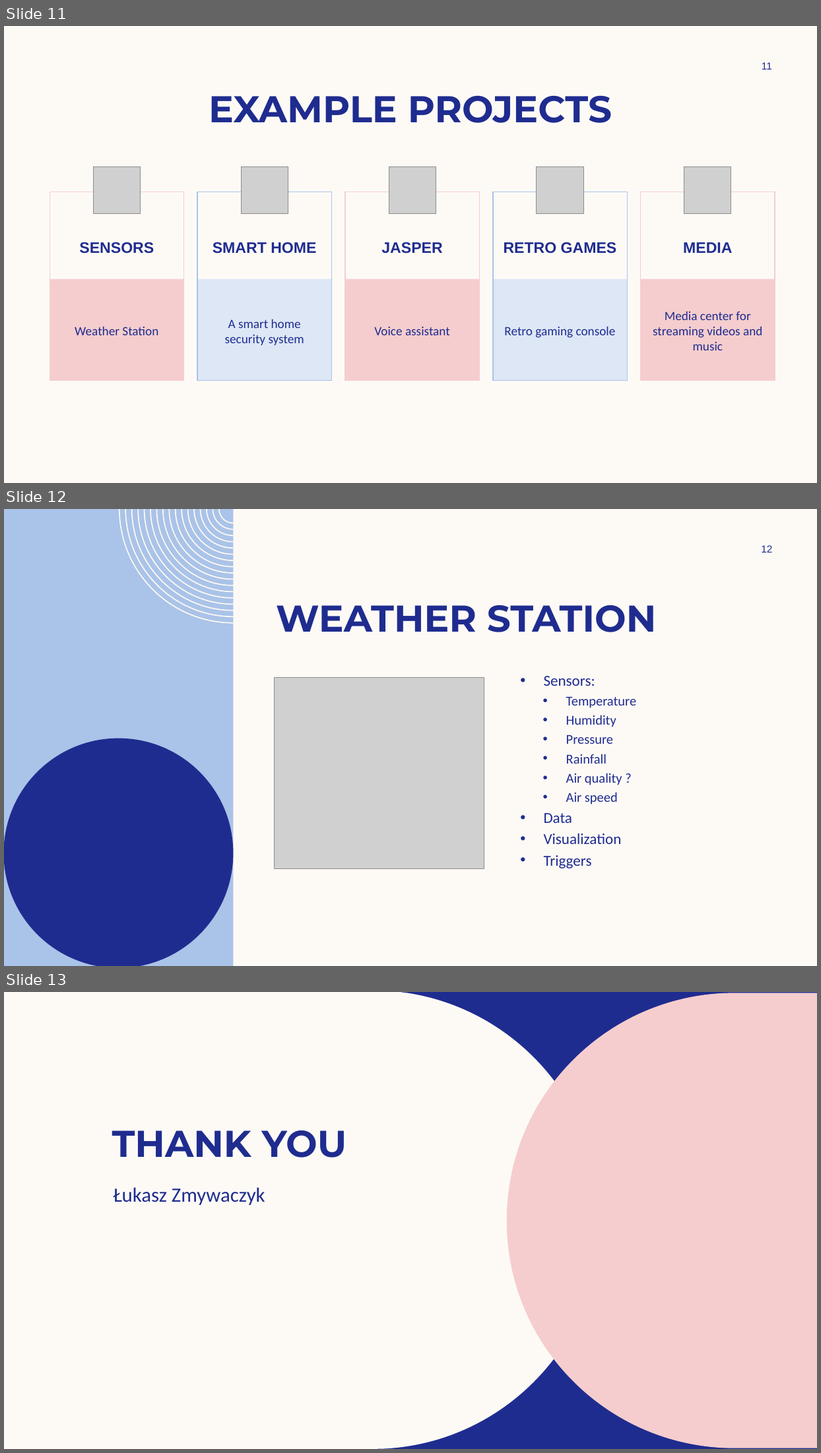
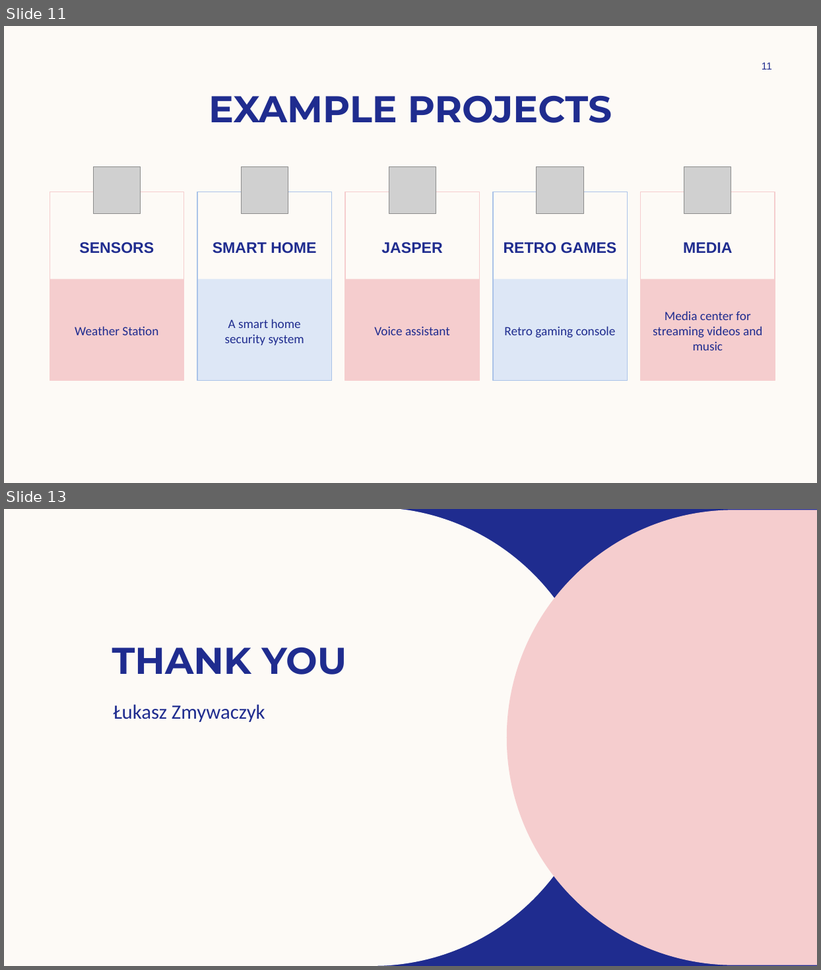
Before and after one commit to zmywak/it-school, a slide deck: 01, Introduction to the course. Hardware/01, Introduction to the course. Hardware.pptx. Shown one above the other, each under a label of ours: slides 11, 12 and 13 before the commit, slides 11 and 13 after it; the slides between them are not shown. The pictures are 821x1453 and 821x970 pixels, drawn with LibreOffice and Linux fonts; fonts in the diff are those of the drawing; grey boxes stand for pictures; background and template pictures are left out. Boxes give left, top, right and bottom in pixels: in the first picture for what was removed or moved away, otherwise in the second. Text is boxed around its words. In the diff, an @@ line names an element or a change of style, - is before the commit and + after.

Commit message:
slide 12 update

```diff
--- a/01, Introduction to the course. Hardware/01, Introduction to the course. Hardware.pptx
+++ b/01, Introduction to the course. Hardware/01, Introduction to the course. Hardware.pptx
@@ slide 12 removed at [4, 509, 817, 966], background #FDFAF6 @@
@@ freeform shape removed at [4, 509, 234, 966] @@
@@ freeform shape removed at [119, 509, 234, 624] @@
@@ page number removed at [761, 545, 772, 553] @@
-12
@@ title removed at [276, 605, 656, 632] @@
-WEATHER STATION
@@ picture removed at [274, 677, 484, 869] @@
@@ text removed at [544, 676, 637, 869] @@
-• Sensors:
-  • Temperature
-  • Humidity
-  • Pressure
-  • Rainfall
-  • Air quality ?
-  • Air speed
-• Data
-• Visualization
-• Triggers
@@ freeform shape removed at [4, 739, 234, 966] @@
```
Also in this commit, not shown: 1 slide added, 1 other file.
